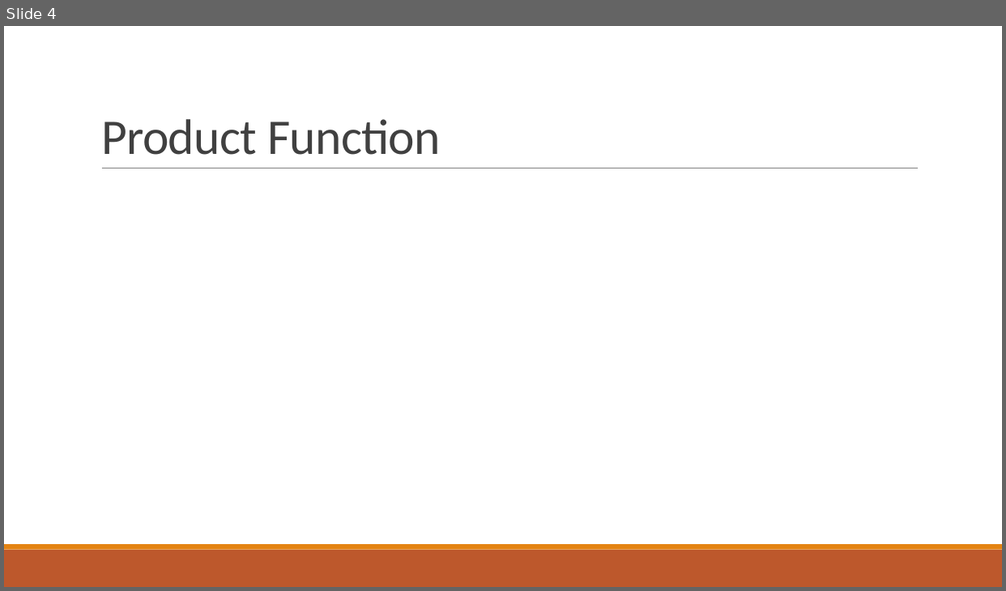
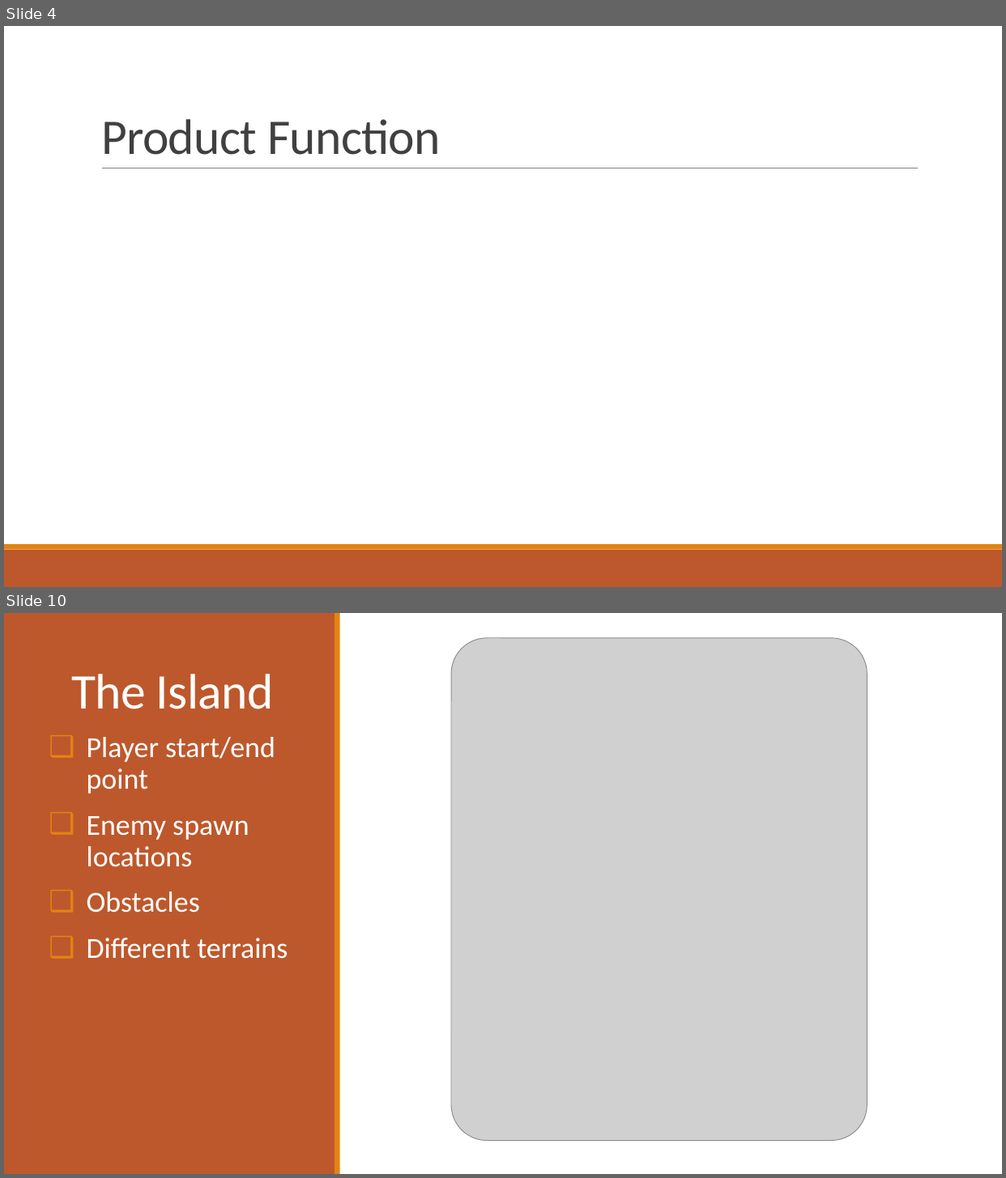
Before and after one commit to jonnynabors/Belly-Of-The-Beast, a slide deck: Documentation/UnityGameRequirementsPPT.pptx. Shown one above the other, each under a label of ours: slide 4 before the commit, slides 4 and 10 after it; the slides between them are not shown. The pictures are 1006x591 and 1006x1178 pixels, drawn with LibreOffice and Linux fonts; fonts in the diff are those of the drawing; grey boxes stand for pictures. Boxes give left, top, right and bottom in pixels: in the first picture for what was removed or moved away, otherwise in the second. Text is boxed around its words. In the diff, an @@ line names an element or a change of style, - is before the commit and + after.

Commit message:
Added pictures and some text

```diff
--- a/Documentation/UnityGameRequirementsPPT.pptx
+++ b/Documentation/UnityGameRequirementsPPT.pptx
@@ slide 10 added at (4,613,1002,1174), background #FFFFFF @@
@@ rectangle added at (4,613,335,1174), fill #BD582C @@
@@ rectangle added at (335,613,340,1174), fill #E48312 @@
@@ picture added at (451,637,867,1141) @@
@@ title added at (71,674,274,709), 48 pt, text #FFFFFF @@
+The Island
@@ text added at (87,737,288,959), 28 pt, text #FFFFFF @@
+❑ Player start/end point
+❑ Enemy spawn locations
+❑ Obstacles
+❑ Different terrains
```
Also in this commit, not shown: 3 slides changed, 5 other slides added, 5 slides removed.
